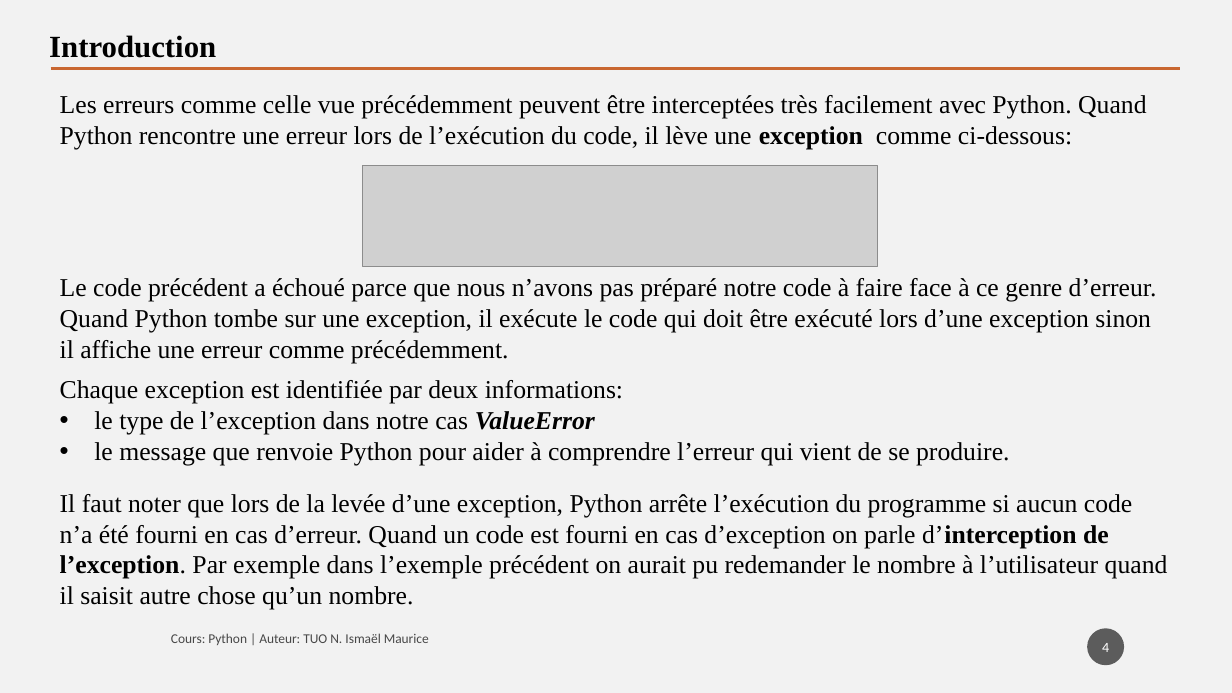
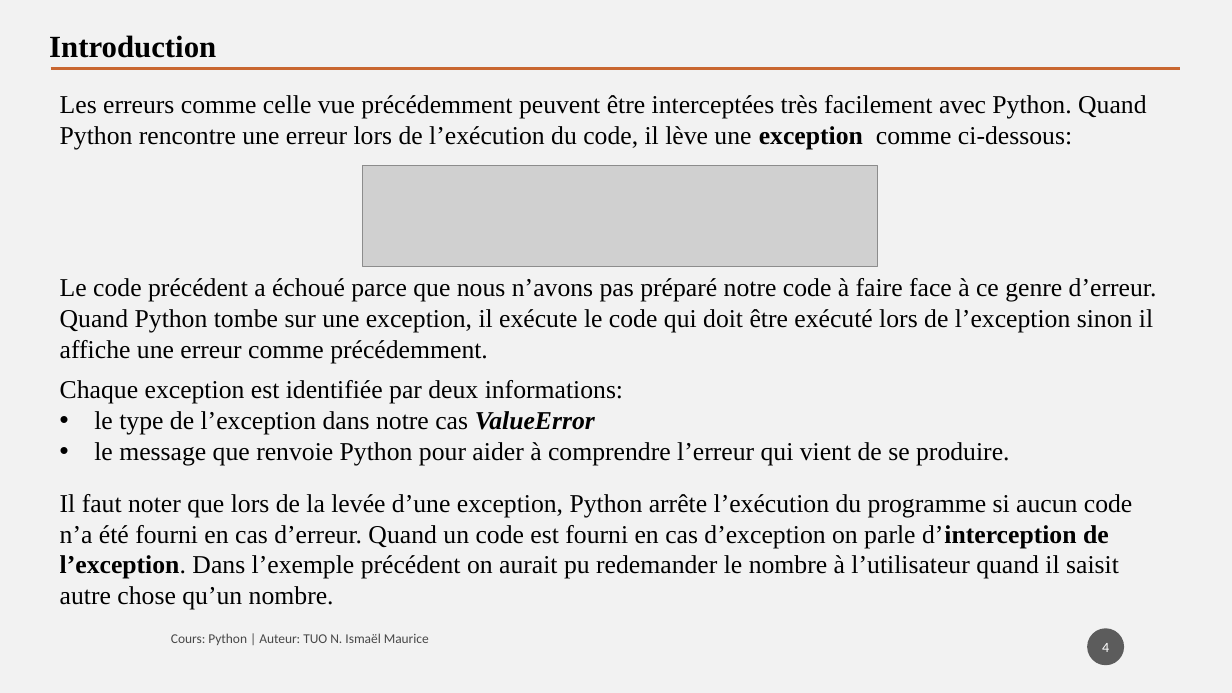
Before and after one commit to tisma95/cours-python, a slide deck: slide 4 of source/Chapitre 7 - Les exceptions.pptx. Drawn at 1232x693 pixels with LibreOffice and Linux fonts; fonts in the diff are those of the drawing; grey boxes stand for pictures. Boxes give left, top, right and bottom in pixels: in the first picture for what was removed or moved away, otherwise in the second. Text is boxed around its words. In the diff, an @@ line names an element or a change of style, - is before the commit and + after.

```diff
--- a/source/Chapitre 7 - Les exceptions.pptx
+++ b/source/Chapitre 7 - Les exceptions.pptx
@@ text at (60, 278, 1157, 364): text changed @@
-Le code précédent a échoué parce que nous n’avons pas préparé notre code à faire face à ce genre d’erreur. Quand Python tombe sur une exception, il exécute le code qui doit être exécuté lors d’une exception sinon il affiche une erreur comme précédemment.
+Le code précédent a échoué parce que nous n’avons pas préparé notre code à faire face à ce genre d’erreur. Quand Python tombe sur une exception, il exécute le code qui doit être exécuté lors de l’exception sinon il affiche une erreur comme précédemment.
@@ text at (60, 494, 1132, 610): text changed @@
-Il faut noter que lors de la levée d’une exception, Python arrête l’exécution du programme si aucun code n’a été fourni en cas d’erreur. Quand un code est fourni en cas d’exception on parle d’interception de l’exception. Par exemple dans l’exemple précédent on aurait pu redemander le nombre à l’utilisateur quand il saisit autre chose qu’un nombre.
+Il faut noter que lors de la levée d’une exception, Python arrête l’exécution du programme si aucun code n’a été fourni en cas d’erreur. Quand un code est fourni en cas d’exception on parle d’interception de l’exception. Dans l’exemple précédent on aurait pu redemander le nombre à l’utilisateur quand il saisit autre chose qu’un nombre.
```
Also in this commit, not shown: 11 other slides changed, 2 other files.
